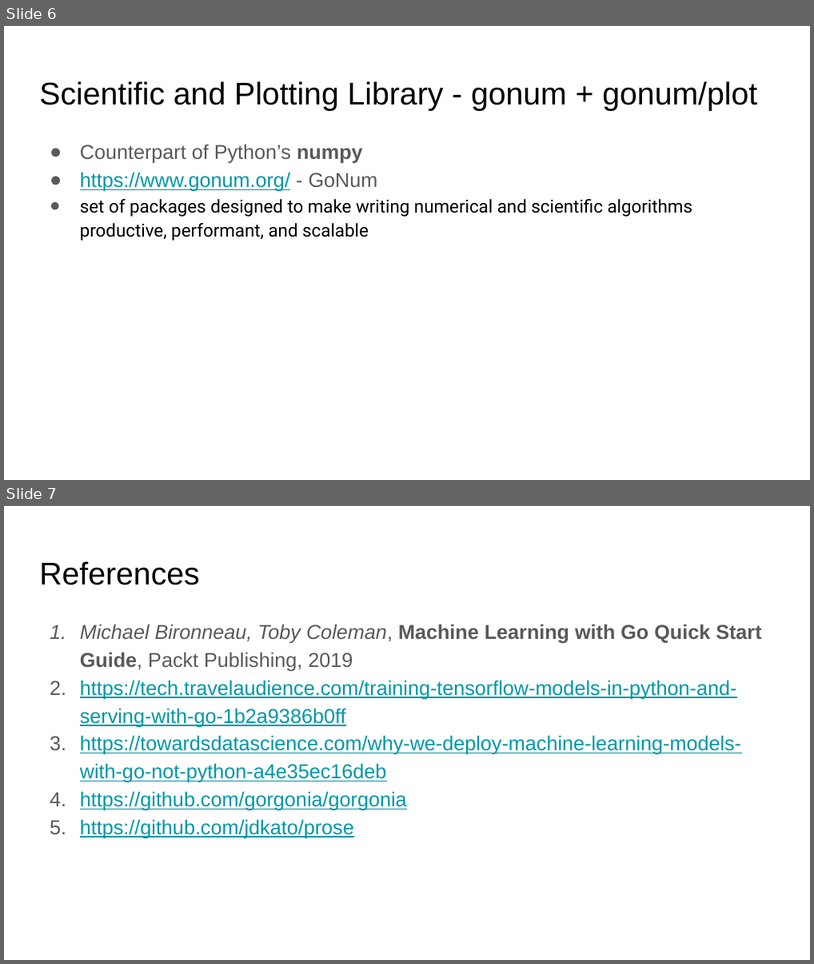
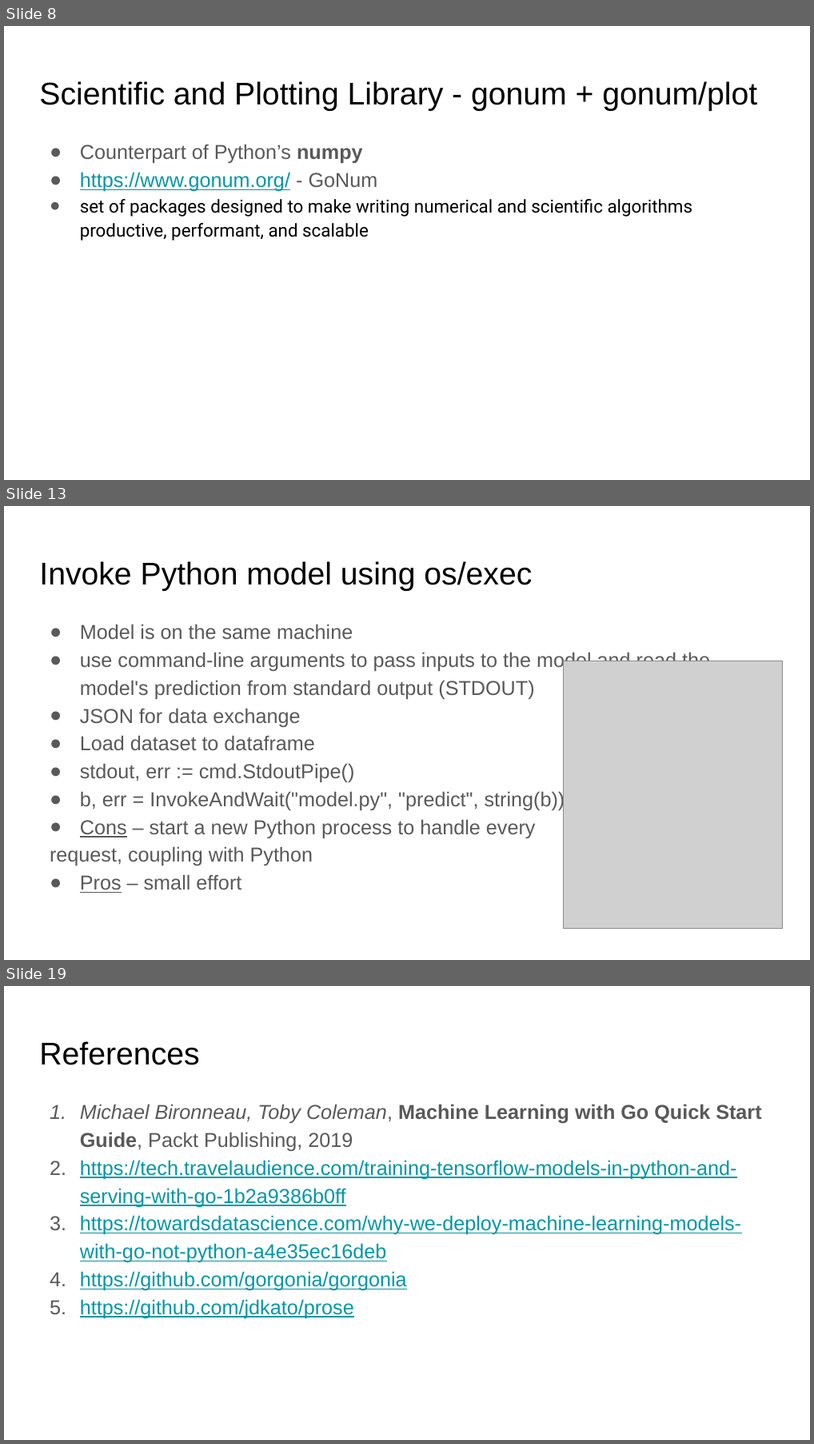
Before and after one commit to ephraimberkovitch/golang_ml, a slide deck: Go ML Meetup.pptx. Shown one above the other, each under a label of ours: slides 6 and 7 before the commit, slides 8, 13 and 19 after it; the slides between them are not shown. The pictures are 814x964 and 814x1444 pixels, drawn with LibreOffice and Linux fonts; fonts in the diff are those of the drawing; grey boxes stand for pictures. Boxes give left, top, right and bottom in pixels: in the first picture for what was removed or moved away, otherwise in the second. Text is boxed around its words. In the diff, an @@ line names an element or a change of style, - is before the commit and + after.

```diff
--- a/Go ML Meetup.pptx
+++ b/Go ML Meetup.pptx
@@ slide 13 added at bbox=[4, 506, 810, 960], background #FFFFFF @@
@@ title added at bbox=[39, 561, 532, 591], 28 pt, text #000000 @@
+Invoke Python model using os/exec
@@ text added at bbox=[50, 624, 710, 892], 18 pt, text #595959 @@
+● Model is on the same machine
+● use command-line arguments to pass inputs to the model and read the model's prediction from standard output (STDOUT)
+● JSON for data exchange
+● Load dataset to dataframe
+● stdout, err := cmd.StdoutPipe()
+● b, err = InvokeAndWait("model.py", "predict", string(b))
+● Cons – start a new Python process to handle every
+request, coupling with Python
+● Pros – small effort
@@ picture added at bbox=[564, 661, 783, 928] @@
@@ what was slide 6 is now slide 8 @@
@@ what was slide 7 is now slide 19 @@
```
Also in this commit, not shown: 2 slides changed, 11 other slides added.
